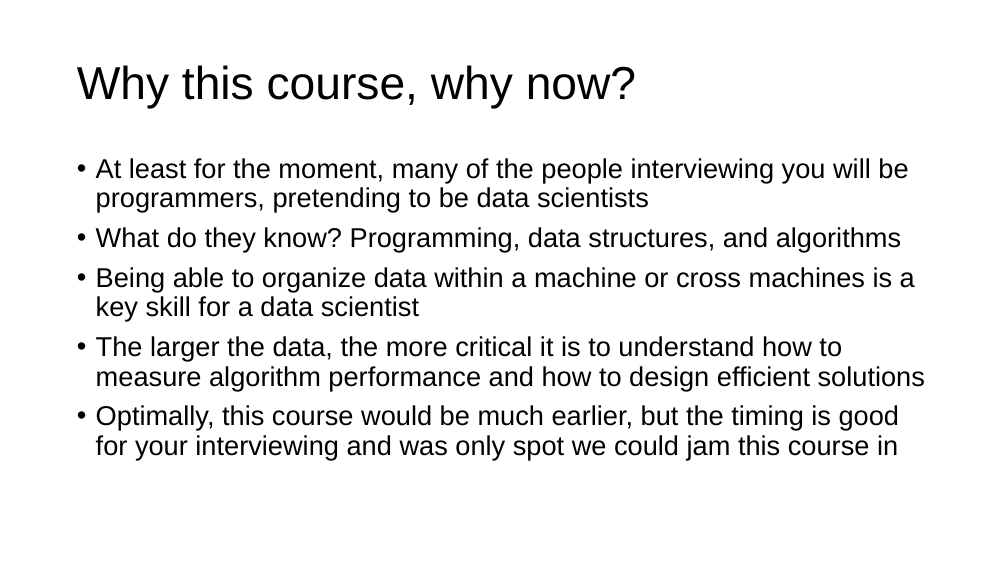
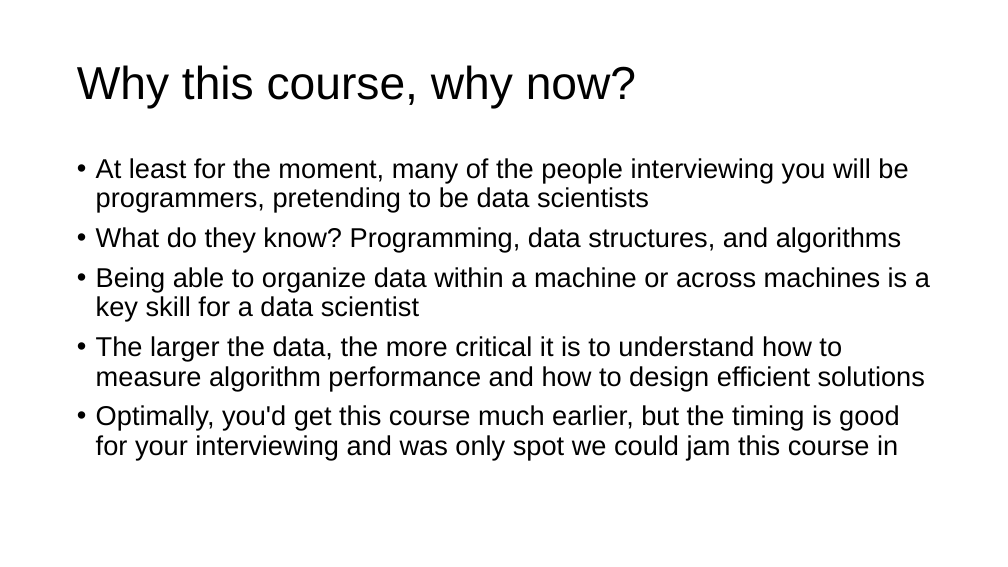
Before and after one commit to parrt/msds689, a slide deck: slide 8 of notes/welcome.pptx. Drawn at 1008x567 pixels with LibreOffice and Linux fonts; fonts in the diff are those of the drawing; background and template pictures are left out. Boxes give left, top, right and bottom in pixels: in the first picture for what was removed or moved away, otherwise in the second. Text is boxed around its words. In the diff, an @@ line names an element or a change of style, - is before the commit and + after.

```diff
--- a/notes/welcome.pptx
+++ b/notes/welcome.pptx
@@ text at (96,267,930,321): text changed @@
-• Being able to organize data within a machine or cross machines is a key skill for a data scientist
+• Being able to organize data within a machine or across machines is a key skill for a data scientist
@@ text at (96,405,900,460): text changed @@
-• Optimally, this course would be much earlier, but the timing is good for your interviewing and was only spot we could jam this course in
+• Optimally, you'd get this course much earlier, but the timing is good for your interviewing and was only spot we could jam this course in
```
Also in this commit, not shown: 4 other slides changed, 7 other files.
